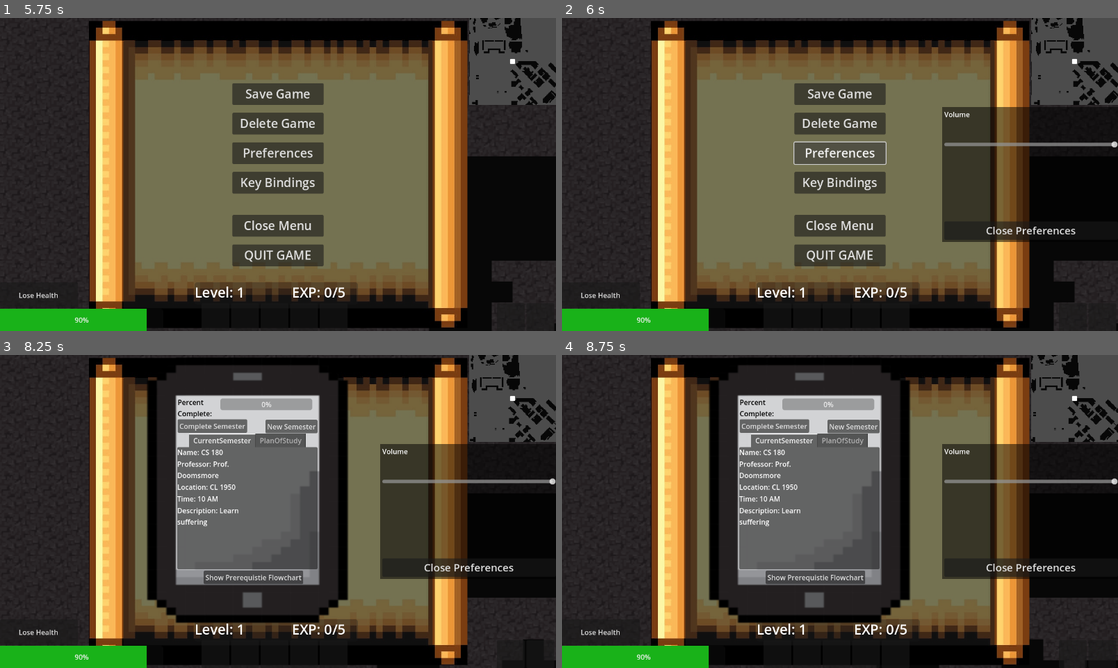
Above: before the commit, frames 1-4 (two rows, left to right).
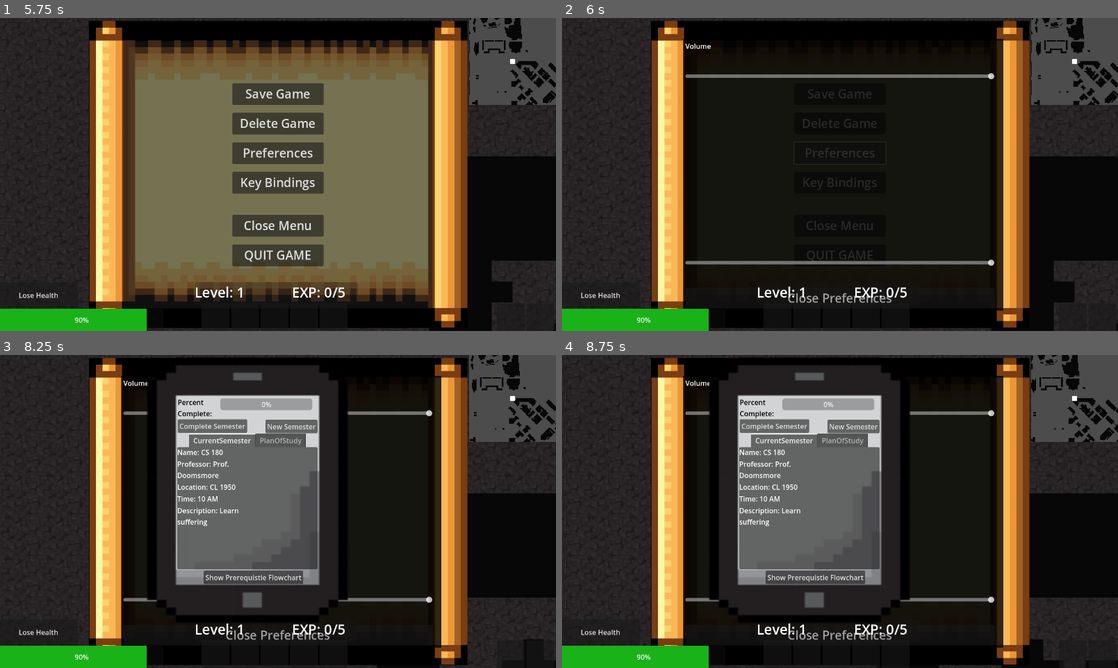
Above: after the commit, the same moments.

Repository: trex414/Profpocalypse-Purdue-Edition
Game: Godot game, scene res://test_main.tscn
The game is run twice, just before and just after one commit, with the same random seed, the same clock (stepped at 60 frames per second) and the same inputs.
Inputs (mouse positions are in pixels of both pictures, inside the frame that each line leads up to):
- Up to frame 1 (5.75 s): click (216, 318) at 0.52 s; click (244, 318) at 1.27 s; click (272, 318) at 2 s; click (305, 318) at 2.75 s; click (333, 318) at 3.5 s; click "Lose Health" at 4.25 s; click (16, 36) at 5 s
- Up to frame 2 (6 s): click "Preferences" at 5.75 s
- Up to frame 3 (8.25 s): click "Key Bindings" at 6.5 s; click "Save Game" at 7.25 s; tap Enter at 8 s; move the mouse to (400, 495) at 8.02 s; hold D (move_right) from 8.03 s (still down); tap C (courses_information) at 8.1 s
- Up to frame 4 (8.75 s): keep holding D (move_right); tap Space at 8.27 s

Frame 1 is identical in both runs. In frame 2, 49% of the frame differs, in the area x 21-100%, y 6-94%; in frame 3, 21%; in frame 4, 21%.

Commit message:
Added brightness slider and created save config logic

Diff:
--- a/Settings/scenes/control_preferences.gd
+++ b/Settings/scenes/control_preferences.gd
@@ -1,12 +1,17 @@
 extends Control
 
+@onready var root_node = get_tree().current_scene
 @onready var volume_slider = $"Panel/VBoxContainer/Volume Slider"
+@onready var brightness_slider = $"Panel/VBoxContainer/Brightness Slider"
+
 
 
 # Called when the node enters the scene tree for the first time.
 func _ready():
 	volume_slider.value = SaveManager.volume
 	volume_slider.connect("value_changed", _on_volume_changed)
+	brightness_slider.value = SaveManager.brightness
+	brightness_slider.connect("value_changed", _on_brightness_changed)
 
 
 # Called every frame. 'delta' is the elapsed time since the previous frame.
@@ -19,3 +24,7 @@
 func _on_volume_changed(value):
 	AudioServer.set_bus_volume_db(0, linear_to_db(value))
 	SaveManager.set_volume(value)
+
+func _on_brightness_changed(brightness):
+	root_node.modulate = Color(brightness, brightness, brightness, 1)
+	SaveManager.set_brightness(brightness)
--- a/Settings/scenes/preferences_menu.tscn
+++ b/Settings/scenes/preferences_menu.tscn
@@ -3,7 +3,7 @@
 [ext_resource type="Script" path="res://Settings/scenes/control_preferences.gd" id="1_7m516"]
 
 [sub_resource type="StyleBoxFlat" id="StyleBoxFlat_l28qv"]
-bg_color = Color(0, 0, 0, 0.521569)
+bg_color = Color(0, 0, 0, 0.815686)
 expand_margin_left = 5.0
 expand_margin_top = 5.0
 expand_margin_right = 20.0
@@ -19,17 +19,18 @@
 script = ExtResource("1_7m516")
 
 [node name="Panel" type="Panel" parent="."]
-custom_minimum_size = Vector2(400, 300)
+custom_minimum_size = Vector2(712, 615)
 layout_mode = 1
-anchors_preset = 6
-anchor_left = 1.0
+anchors_preset = 8
+anchor_left = 0.5
 anchor_top = 0.5
-anchor_right = 1.0
+anchor_right = 0.5
 anchor_bottom = 0.5
-offset_left = -400.0
-offset_top = -150.0
-offset_bottom = 150.0
-grow_horizontal = 0
+offset_left = -356.0
+offset_top = -307.5
+offset_right = 356.0
+offset_bottom = 307.5
+grow_horizontal = 2
 grow_vertical = 2
 theme_override_styles/panel = SubResource("StyleBoxFlat_l28qv")
 
@@ -58,9 +59,16 @@
 step = 0.05
 value = 1.0
 
+[node name="Brightness Slider" type="HSlider" parent="Panel/VBoxContainer"]
+layout_mode = 2
+min_value = 0.2
+max_value = 1.0
+step = 0.05
+value = 0.2
+
 [node name="Close Menu" type="Button" parent="Panel/VBoxContainer"]
 layout_mode = 2
-theme_override_font_sizes/font_size = 24
+theme_override_font_sizes/font_size = 28
 text = "Close Preferences"
 
 [connection signal="pressed" from="Panel/VBoxContainer/Close Menu" to="." method="_on_close_button_pressed"]
--- a/scripts/SaveManager.gd
+++ b/scripts/SaveManager.gd
@@ -5,6 +5,9 @@
 signal save_data_loaded # Signal so "inventory" waits for save to load
 
 var save_path = "user://save_game.json"
+var config = ConfigFile.new()
+
+@onready var root_node = get_tree().current_scene
 
 #call inventory functions easy fix
 var inventory = null
@@ -12,6 +15,7 @@
 var hud = null
 
 var volume = 1.0
+var brightness = 1.0
 
 #built to test latency
 static var game_start_time = 0
@@ -20,6 +24,8 @@
 func _ready():
 	game_start_time = Time.get_ticks_msec()
 	load_volume()
+	load_brightness()
+
 
 
 # Called every frame. 'delta' is the elapsed time since the previous frame.
@@ -86,6 +92,9 @@
 	else:
 		print("Failed to delete save. (No file)")
 
+	if FileAccess.file_exists("user://settings.cfg"):
+		DirAccess.remove_absolute("user://settings.cfg")
+
 
 func set_volume(value):
 	volume = value
@@ -93,12 +102,26 @@
 	save_volume()
 
 func save_volume():
-	var config = ConfigFile.new()
 	config.set_value("audio", "volume", volume)
 	config.save("user://settings.cfg")
 
 func load_volume():
-	var config = ConfigFile.new()
 	if config.load("user://settings.cfg") == OK:
 		volume = config.get_value("audio", "volume", 1.0)
 		AudioServer.set_bus_volume_db(0, linear_to_db(volume))
+
+
+func set_brightness(value):
+	brightness = value
+	root_node.modulate = Color(value, value, value, 1)
+	save_brightness()
+
+
+func save_brightness():
+	config.set_value("graphics", "brightness", brightness)
+	config.save("user://settings.cfg")
+
+func load_brightness():
+	if config.load("user://settings.cfg") == OK:
+		brightness = config.get_value("graphics", "brightness", 1.0)
+		root_node.modulate = Color(brightness, brightness, brightness, 1)
Not shown, changed: .DS_Store
Not shown, added: Settings/.DS_Store
